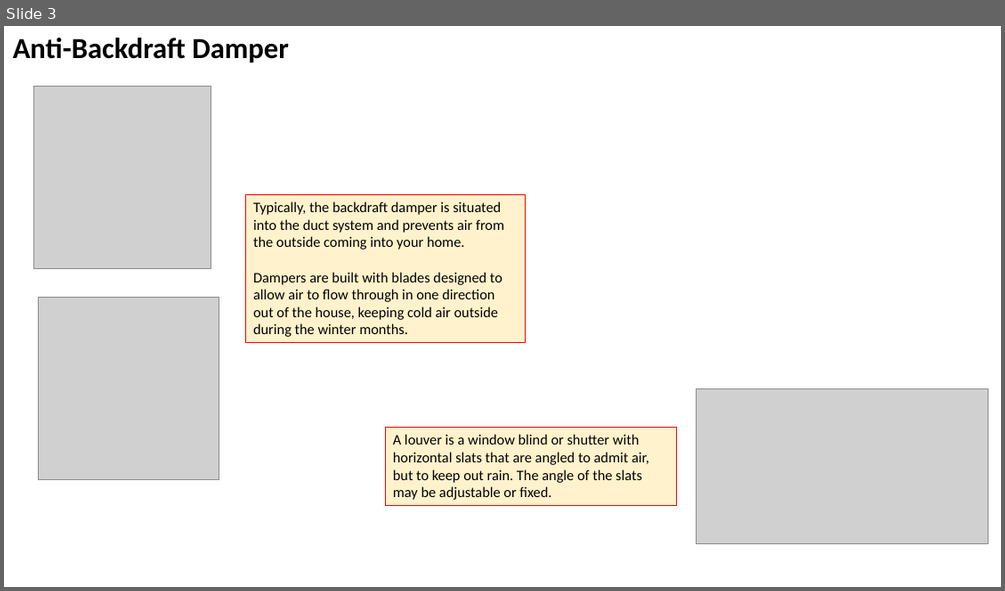
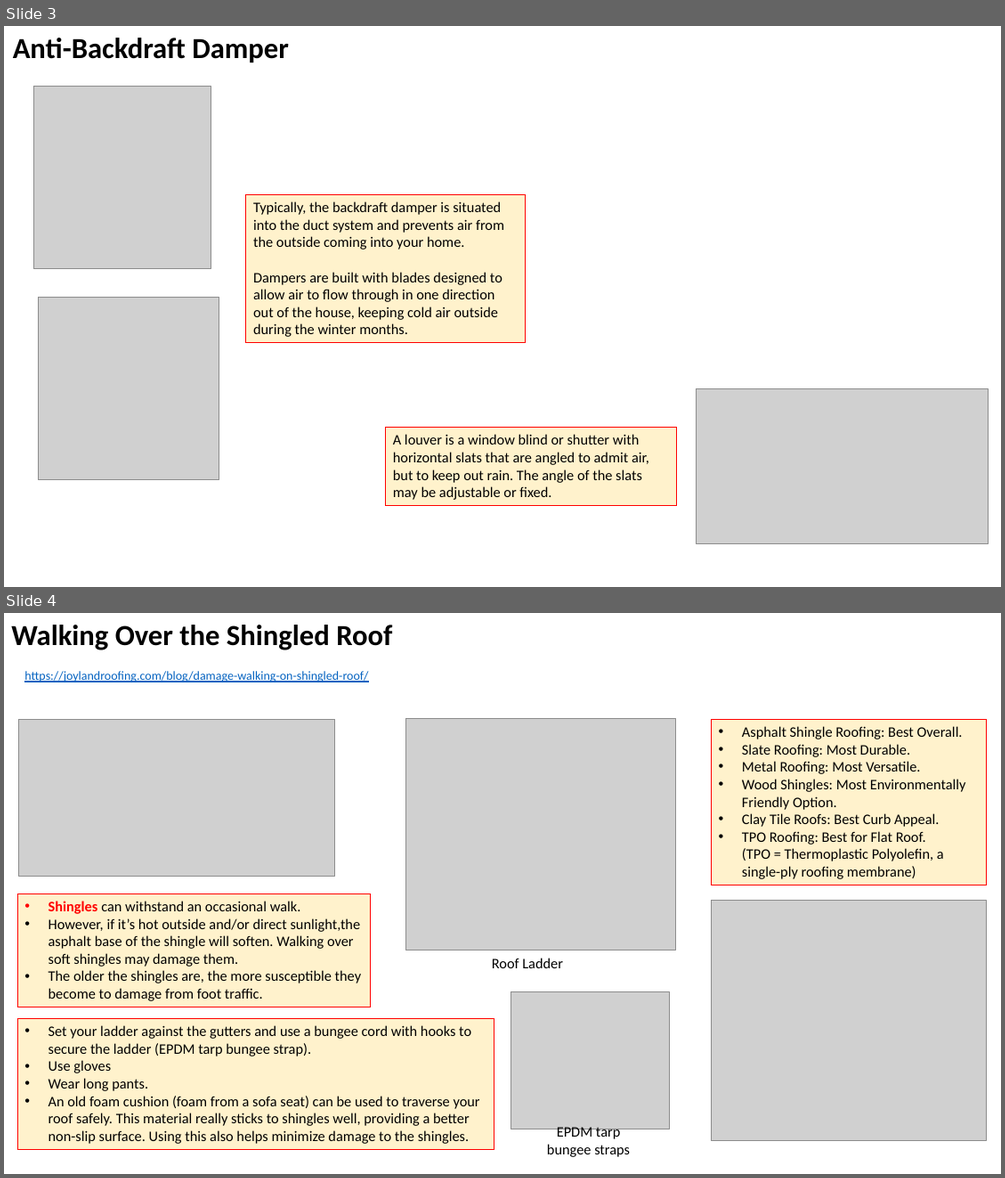
Before and after one commit to lselector/misc_farm, a slide deck: chimney_fan.pptx. Shown one above the other, each under a label of ours: slide 3 before the commit, slides 3 and 4 after it. The pictures are 1005x591 and 1005x1178 pixels, drawn with LibreOffice and Linux fonts; fonts in the diff are those of the drawing; grey boxes stand for pictures. Boxes give left, top, right and bottom in pixels: in the first picture for what was removed or moved away, otherwise in the second. Text is boxed around its words. In the diff, an @@ line names an element or a change of style, - is before the commit and + after.

Commit message:
update

```diff
--- a/chimney_fan.pptx
+++ b/chimney_fan.pptx
@@ slide 4 added at [4,613,1001,1174], background #FFFFFF @@
@@ text added at [11,625,392,650], 28 pt, text #000000, bold @@
+Walking Over the Shingled Roof
@@ text added at [24,671,368,682], 12 pt, text #0563C1, underline @@
+https://joylandroofing.com/blog/damage-walking-on-shingled-roof/
@@ picture added at [18,719,334,876] @@
@@ picture added at [405,718,676,950] @@
@@ rectangle added at [712,719,987,885], fill #FFF2CC, outline #FF0000 0.75 pt, 14 pt, text #000000 @@
+• Asphalt Shingle Roofing: Best Overall.
+• Slate Roofing: Most Durable.
+• Metal Roofing: Most Versatile.
+• Wood Shingles: Most Environmentally Friendly Option.
+• Clay Tile Roofs: Best Curb Appeal.
+• TPO Roofing: Best for Flat Roof.
+  (TPO = Thermoplastic Polyolefin, a single-ply roofing membrane)
@@ rectangle added at [17,893,371,1006], fill #FFF2CC, outline #FF0000 0.75 pt, 14 pt, text #000000 @@
+• Shingles can withstand an occasional walk.
+• However, if it’s hot outside and/or direct sunlight,the asphalt base of the shingle will soften. Walking over soft shingles may damage them.
+• The older the shingles are, the more susceptible they become to damage from foot traffic.
@@ picture added at [712,900,987,1140] @@
@@ text added at [492,957,563,968], 14 pt, text #000000 @@
+Roof Ladder
@@ picture added at [511,992,669,1129] @@
@@ rectangle added at [17,1018,494,1149], fill #FFF2CC, outline #FF0000 0.75 pt, 14 pt, text #000000 @@
+• Set your ladder against the gutters and use a bungee cord with hooks to secure the ladder (EPDM tarp bungee strap).
+• Use gloves
+• Wear long pants.
+• An old foam cushion (foam from a sofa seat) can be used to traverse your roof safely. This material really sticks to shingles well, providing a better non-slip surface. Using this also helps minimize damage to the shingles.
@@ text added at [547,1127,630,1157], 14 pt, text #000000 @@
+EPDM tarp bungee straps
```
